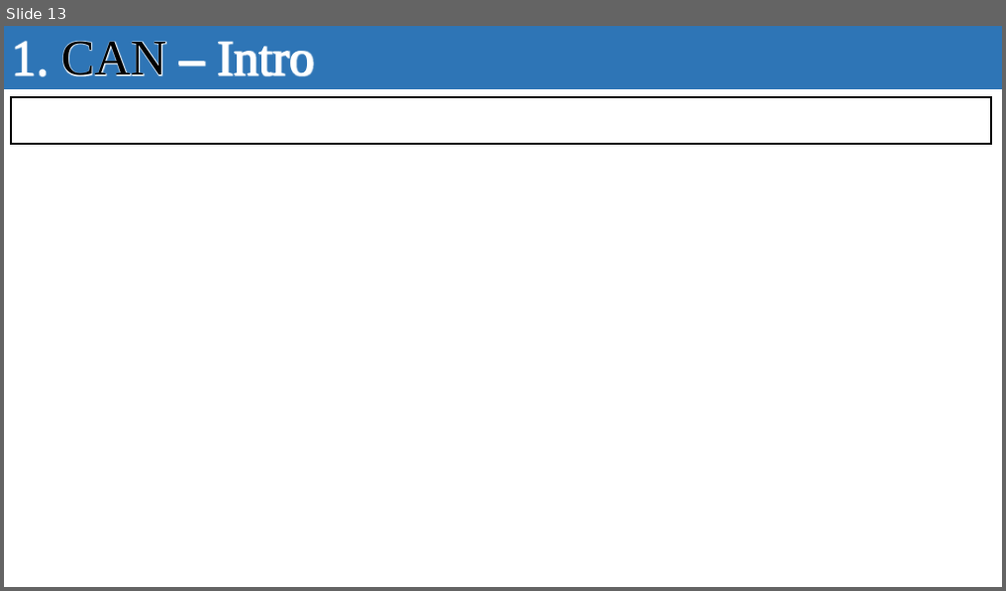
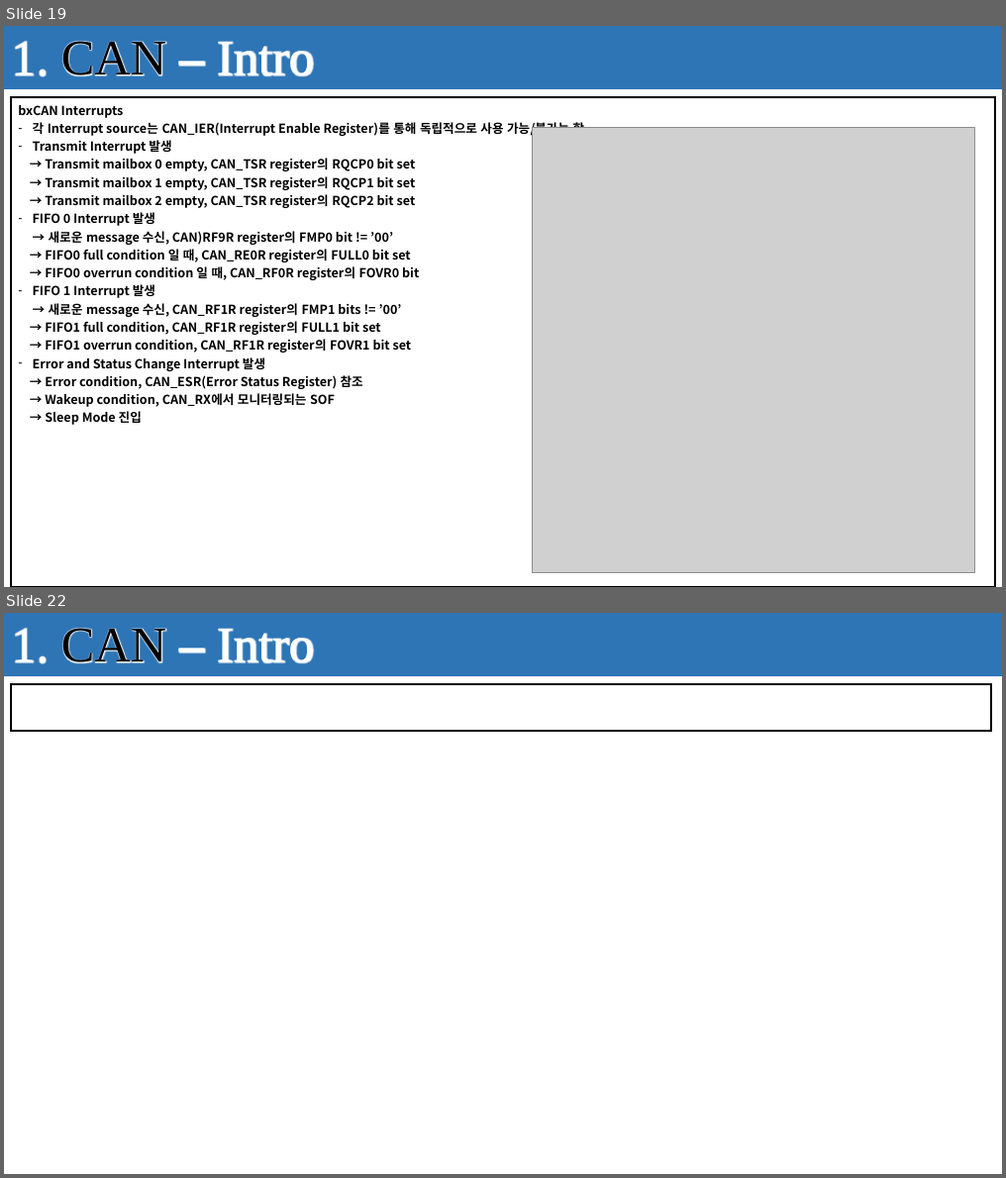
Before and after one commit to seonghokim/Study, a slide deck: Study Material/Firmware Explanation.pptx. Shown one above the other, each under a label of ours: slide 13 before the commit, slides 19 and 22 after it; the slides between them are not shown. The pictures are 1006x591 and 1006x1178 pixels, drawn with LibreOffice and Linux fonts; fonts in the diff are those of the drawing; grey boxes stand for pictures; background and template pictures are left out. Boxes give left, top, right and bottom in pixels: in the first picture for what was removed or moved away, otherwise in the second. Text is boxed around its words. In the diff, an @@ line names an element or a change of style, - is before the commit and + after.

```diff
--- a/Study Material/Firmware Explanation.pptx
+++ b/Study Material/Firmware Explanation.pptx
@@ slide 19 added at (4, 26, 1002, 587), background #FFFFFF; not listed: 1 template element that a slide beside it also shows @@
@@ rectangle added at (4, 26, 1002, 89), fill #2E75B6, 48 pt, text #FFFFFF @@
+1. CAN – Intro
@@ table added at (11, 97, 995, 587), 1 rows, 1 columns @@
+bxCAN Interrupts / 각 Interrupt source는 CAN_IER(Interrupt Enable Register)를 통해 독립적으로 사용 가능/불가능 함 / Transmit Interrupt 발생 / → Transmit mailbox 0 empty, CAN_TSR register의 RQCP0 bit set / → Transmit mailbox 1 empty, CAN_TSR register의 RQCP1 bit set / → Transmit mailbox 2 empty, CAN_TSR register의 RQCP2 bit set / FIFO 0 Interrupt 발생 / → 새로운 message 수신, CAN)RF9R register의 FMP0 bit != ’00’ / → FIFO0 full condition 일 때, CAN_RE0R register의 FULL0 bit set / → FIFO0 overrun condition 일 때, CAN_RF0R register의 FOVR0 bit / FIFO 1 Interrupt 발생 / → 새로운 message 수신, CAN_RF1R register의 FMP1 bits != ’00’ / → FIFO1 full condition, CAN_RF1R register의 FULL1 bit set / → FIFO1 overrun condition, CAN_RF1R register의 FOVR1 bit set / Error and Status Change Interrupt 발생 / → Error condition, CAN_ESR(Error Status Register) 참조 / → Wakeup condition, CAN_RX에서 모니터링되는 SOF / → Sleep Mode 진입
@@ picture added at (533, 128, 975, 573) @@
@@ what was slide 13 is now slide 22 @@
```
Also in this commit, not shown: 1 slide changed, 13 other slides added.
